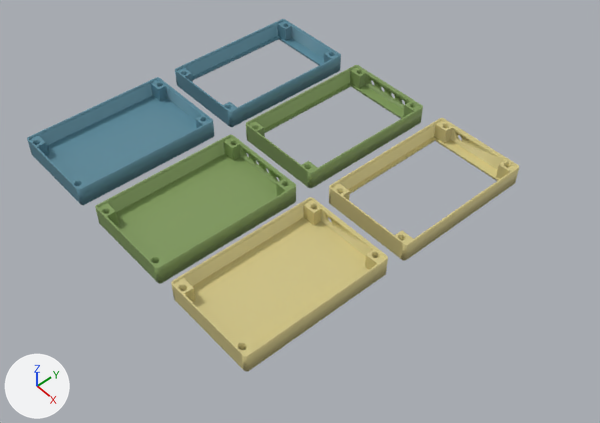
Before and after pictures for a commit that changed the Blender file touch2-case_jonwtr4xCV_v2.blend.
One viewpoint serves both versions: a 50 mm camera at (0.551, -0.18, 0.448) aimed at (0.2, 0.127, -0.013). Every picture has the same lights, and +X, +Y and +Z are marked at lower left. The first picture is the older version.

Objects in the first picture: 'outeredge.004', 'outeredge.005-boleanapplied1xCV', 'outeredge.005-booleanapplied_noCV', 'outeredge.005_booleanapplied4xCV', 'outeredge.005_closedbottom1xCV', 'outeredge.005_closedbottom4xCV'.
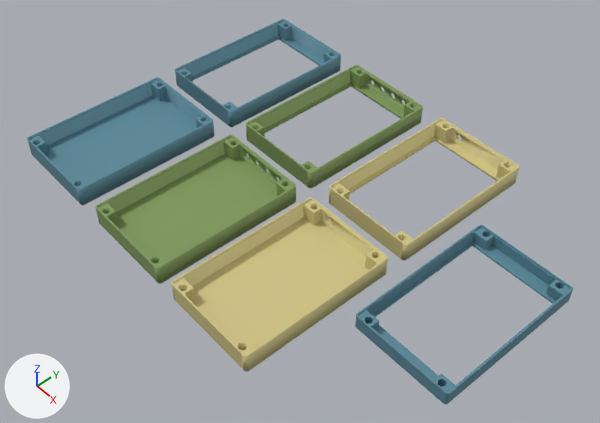
Where the change shows, as pixel boxes [x1, y1, x2, y2] in the pictures (600 x 423 px):
'Simple Touch 2 Case-EDIT_OPEN', added (cyan): after [355, 225, 573, 404]

The change in detail:
Mesh me_simple_touch_2_case_edit_open is new.
It has 1545 vertices, 3644 faces and spans x 86.1..169.9, y 62.3..193.7, z 0.0..12.0.
It uses material mat_material_003 (cyan #5a8899).
Object 'Simple Touch 2 Case-EDIT_OPEN' (ob_simple_touch_2_case_edit_open) is new; it shows me_simple_touch_2_case_edit_open.
Its location is (0.4803, 0.2729, -0.0101).
Its rotation in degrees is (0, 0, 180).
Its scale is (0.001, 0.001, 0.000997).
